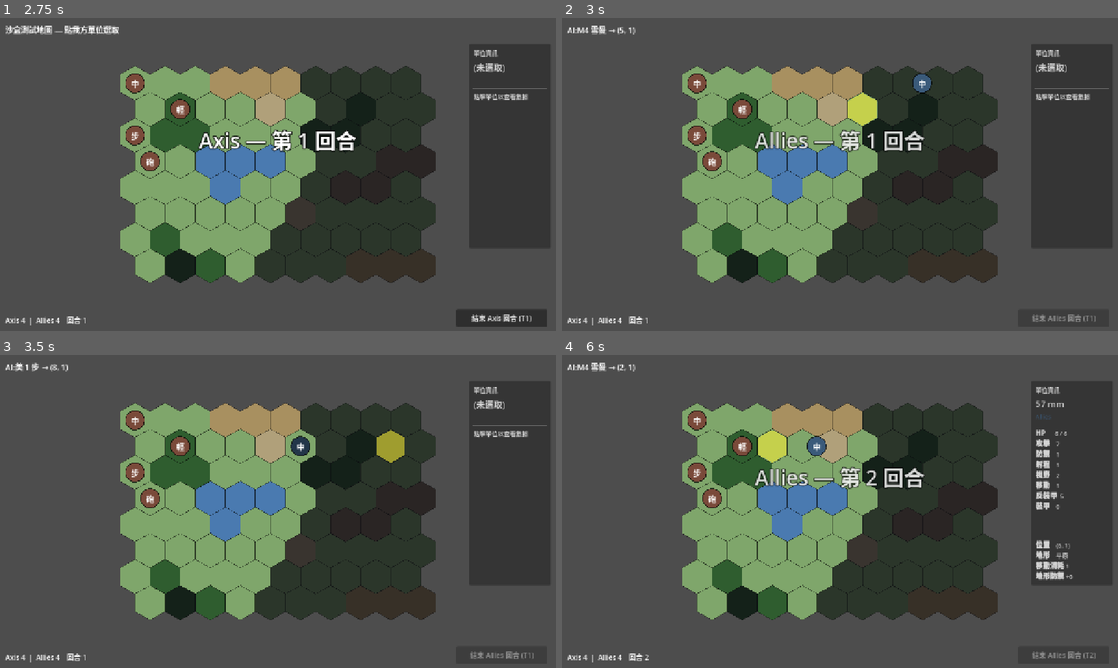
Above: before the commit, frames 1-4 (two rows, left to right).
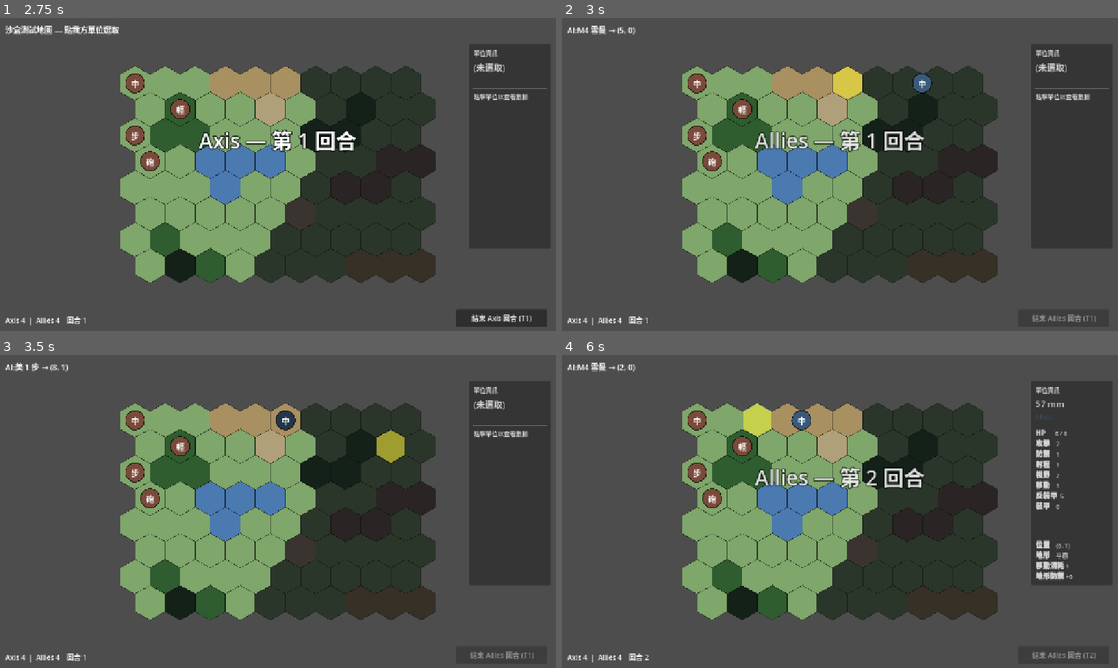
Above: after the commit, the same moments.

Repository: Fischer-Zhang/WorldWarII
Game: Godot game, scene res://scenes/main_menu.tscn
Two runs of this game, one before a commit and one after it. Both use one fixed random seed, a clock stepped at 60 frames per second and the inputs below.
Inputs (mouse positions are in pixels of both pictures, inside the frame that each line leads up to):
- Up to frame 1 (2.75 s): click "開始戰役" at 0.5 s; click "00_sandbox — 沙盒測試地圖" at 1.25 s; click "開始戰鬥" at 2 s
- Up to frame 2 (3 s): click "結束 Axis 回合 (T1)" at 2.75 s
- Up to frame 3 (3.5 s): no input
- Up to frame 4 (6 s): tap Enter at 3.5 s; move the mouse to (962, 495) at 3.52 s; click (962, 495) at 3.67 s; drag from (728, 527) to (812, 574) at 4.27 s; tap Space at 5 s; move the mouse to (895, 442) at 5.02 s; click (895, 442) at 5.17 s; click "結束 Axis 回合 (T2)" at 5.75 s

Frame 1 is identical in both runs. In frame 2, 0.8% of the frame differs, in the area x 11-57%, y 2-35%; in frame 3, 0.4%; in frame 4, 1.2%, in the area x 11-48%, y 2-35%.

Commit message:
Symmetric fog of war + AI last-known-position memory
The AI no longer cheats. Each faction now has its own visibility set
and the AI's plan_for_unit operates on a memory of enemies it has
seen, not the omniscient ground truth.

State (battle.gd):
- visibility_by_faction: faction_id -> Dictionary[Vector2i, true]
- last_known_positions:  faction_id -> Dictionary[Unit, Vector2i]

Recompute lifecycle (same triggers as before, now per-faction):
- _ready (after seeding initial briefing-table memory of every opponent
  unit's starting coord — avoids degenerate first-turn behaviour),
- after every player move,
- after every AI move (mid-turn, so the next AI unit benefits from
  the new vision),
- after combat (dead spotters change visibility),
- after reinforcement spawn.

On each recompute, per (viewer, target) pair: evict dead targets,
refresh currently-visible enemies to their current coord, leave stale
entries untouched (the memory).

API:
- Battle.get_known_enemies(faction_id) -> Array of
  {unit, coord, visible}. `coord` is current if visible, stale-memory
  otherwise.

AI changes (ai_controller.gd):
- Distance / advance scoring uses each known enemy's coord (memory ok
  — AI advances toward where you were last seen).
- Attack target selection restricted to currently-visible enemies
  (can't shoot fog).
- Exposure / threat scoring restricted to visible enemies — the AI
  has no information to weigh hidden units' threat.
- _enemy_units helper removed (unused; superseded by get_known_enemies).

Player still sees only their own fog overlay; AI's visibility data
exists internally but isn't rendered.

Docs:
- ARCHITECTURE.md replaces the asymmetric-by-design note with the
  symmetric model + memory description.
- README highlight updated; symmetric-fog roadmap item ticked off.

27/27 tests still pass; no test changes needed (logic is symmetric
extension of the existing Visibility module).

Co-Authored-By: Claude Opus 4.7 (1M context) <noreply@anthropic.com>

Diff:
--- a/scripts/battle.gd
+++ b/scripts/battle.gd
@@ -50,7 +50,9 @@
 var ai_running: bool = false
 var spawned_reinforcements: Dictionary = {}  # reinforcement index -> true
 var player_faction_id: String = ""
-var visible_hexes: Dictionary = {}
+# Per-faction visibility + memory (symmetric fog model)
+var visibility_by_faction: Dictionary = {}   # faction_id -> Dictionary[Vector2i, true]
+var last_known_positions: Dictionary = {}    # faction_id -> Dictionary[Unit, Vector2i]
 
 func _ready() -> void:
 	var scenario_id := GameState.current_scenario_id
@@ -76,6 +78,16 @@
 		if String(factions[fid].get("controller", "")) == "player":
 			player_faction_id = fid
 			break
+
+	# Seed initial enemy memory: every faction starts with intel on
+	# where their opponents are deployed (briefing-table knowledge).
+	# Memory becomes stale as units move out of view.
+	for fid in factions.keys():
+		last_known_positions[fid] = {}
+		for u in units:
+			var unit: Unit = u
+			if unit.faction_id != fid:
+				last_known_positions[fid][unit] = unit.coord
 
 	camera.position = hex_map.get_map_center()
 	end_turn_button.pressed.connect(_on_end_turn_pressed)
@@ -420,10 +432,50 @@
 	tween.tween_property(turn_banner, "modulate:a", 0.0, 0.35)
 
 func _recompute_visibility() -> void:
-	if player_faction_id == "":
-		return
-	visible_hexes = Visibility.compute_visible_hexes(units, player_faction_id, hex_map)
-	hex_map.apply_visibility(visible_hexes, player_faction_id)
+	# Symmetric fog: compute visibility for every faction. Player's set
+	# drives the rendered fog overlay; AI factions consume their set
+	# (plus stale memory) via `get_known_enemies`.
+	for fid in factions.keys():
+		visibility_by_faction[fid] = Visibility.compute_visible_hexes(units, fid, hex_map)
+	# Update each faction's last-known-position memory:
+	#   - Drop entries for dead units.
+	#   - Refresh entry for any currently-visible enemy.
+	#   - Keep stale entries untouched (the "memory" of where they were).
+	for viewer_fid in factions.keys():
+		var viewer_vis: Dictionary = visibility_by_faction[viewer_fid]
+		var memory: Dictionary = last_known_positions.get(viewer_fid, {})
+		var stale_keys: Array = []
+		for key in memory.keys():
+			if not (key as Unit).is_alive():
+				stale_keys.append(key)
+		for k in stale_keys:
+			memory.erase(k)
+		for u in units:
+			var unit: Unit = u
+			if not unit.is_alive() or unit.faction_id == viewer_fid:
+				continue
+			if viewer_vis.has(unit.coord):
+				memory[unit] = unit.coord
+	# Render only the player's fog overlay.
+	if player_faction_id != "":
+		hex_map.apply_visibility(visibility_by_faction[player_faction_id], player_faction_id)
+
+func get_known_enemies(faction_id: String) -> Array:
+	# Returns Array of {unit: Unit, coord: Vector2i, visible: bool}.
+	# `coord` is the unit's CURRENT coord if visible, otherwise the
+	# last-known coord from memory.
+	var out: Array = []
+	var visible: Dictionary = visibility_by_faction.get(faction_id, {})
+	var memory: Dictionary = last_known_positions.get(faction_id, {})
+	for u in units:
+		var unit: Unit = u
+		if not unit.is_alive() or unit.faction_id == faction_id:
+			continue
+		if visible.has(unit.coord):
+			out.append({"unit": unit, "coord": unit.coord, "visible": true})
+		elif memory.has(unit):
+			out.append({"unit": unit, "coord": memory[unit], "visible": false})
+	return out
 
 func _spawn_reinforcements_for_turn(faction_id: String, turn_number: int) -> void:
 	# Spawns any reinforcements scheduled for `turn_number` belonging to
--- a/scripts/turn/ai_controller.gd
+++ b/scripts/turn/ai_controller.gd
@@ -39,9 +39,18 @@
 	for c in reachable.keys():
 		candidates.append(c)
 
-	var enemies := _enemy_units(unit.faction_id)
-	if enemies.is_empty():
+	# Symmetric fog: AI only knows enemies it can currently see + remembers.
+	# `known[i]` = {unit, coord, visible}. `coord` is the *last known* position
+	# (current if visible, stale memory otherwise).
+	var known: Array = battle.get_known_enemies(unit.faction_id)
+	if known.is_empty():
 		return {"move_to": unit.coord, "attack": null, "score": 0.0, "reachable": reachable}
+
+	# Only currently-visible enemies are valid attack targets.
+	var visible_enemies: Array = []
+	for k in known:
+		if k.get("visible", false):
+			visible_enemies.append(k["unit"])
 
 	var best := unit.coord
 	var best_score := -INF
@@ -49,8 +58,8 @@
 
 	for cand in candidates:
 		var coord: Vector2i = cand
-		var score := _score_position(unit, coord, enemies, hex_map, atk_def, rng)
-		var target := _best_attack_from(coord, rng, enemies, atk_def)
+		var score := _score_position(unit, coord, known, visible_enemies, hex_map, atk_def, rng)
+		var target := _best_attack_from(coord, rng, visible_enemies, atk_def)
 		if score > best_score:
 			best_score = score
 			best = coord
@@ -61,22 +70,24 @@
 func _score_position(
 	unit: Unit,
 	pos: Vector2i,
-	enemies: Array,
+	known: Array,           # [{unit, coord, visible}] — coord may be stale memory
+	visible_enemies: Array, # currently-visible Unit list (subset of known)
 	hex_map,
 	atk_def: Dictionary,
 	rng: int,
 ) -> float:
-	# Closer to nearest enemy is better (negative distance contributes)
+	# Distance: use the BEST known position (memory or current). Stale memory
+	# is fine — AI advances toward "where we last saw them".
 	var nearest := 9999
-	for e in enemies:
-		var d := HexCoord.distance(pos, (e as Unit).coord)
+	for k in known:
+		var d := HexCoord.distance(pos, k["coord"])
 		if d < nearest:
 			nearest = d
 	var dist_term := -float(nearest) * W_OBJECTIVE
 
-	# Best damage we could deal from this hex
+	# Attack: only consider currently-VISIBLE enemies (can't shoot fog).
 	var attack_term := 0.0
-	for e in enemies:
+	for e in visible_enemies:
 		var enemy: Unit = e
 		var d := HexCoord.distance(pos, enemy.coord)
 		if d > rng:
@@ -86,22 +97,21 @@
 		var atk_terr := DataLoader.get_terrain_def(hex_map.terrain_at(pos))
 		var r := CombatResolver.resolve(atk_def, def_def, unit.hp, enemy.hp, atk_terr, def_terr, d)
 		var dmg_score := float(r.damage_to_defender)
-		# kill bonus: bigger reward if this would kill the target
 		if r.defender_dies:
 			dmg_score += 5.0
-		# risk: subtract counter damage we'd eat
 		dmg_score -= 0.6 * float(r.counter_damage)
 		attack_term = max(attack_term, dmg_score)
 	attack_term *= W_ATTACK
 
-	# Exposure: enemies that could shoot us next turn
+	# Exposure: only visible enemies are a known threat. (A hidden enemy
+	# can still attack us next turn, but the AI has no information to
+	# weigh that risk — it has to accept reduced situational awareness.)
 	var exposure := 0.0
-	for e in enemies:
+	for e in visible_enemies:
 		var enemy: Unit = e
 		var enemy_def := DataLoader.get_unit_def(enemy.type_id)
 		var enemy_rng := int(enemy_def.get("range", 1))
 		var enemy_move := int(enemy_def.get("move", 0))
-		# rough approximation: anyone within (enemy_move + enemy_rng) hexes is a threat
 		if HexCoord.distance(pos, enemy.coord) <= enemy_move + enemy_rng:
 			exposure += float(enemy_def.get("attack", 0)) * 0.5
 	var exposure_term := -exposure * W_EXPOSURE
@@ -146,11 +156,3 @@
 			best_dmg = dmg
 			best = enemy
 	return best
-
-func _enemy_units(own_faction: String) -> Array:
-	var out: Array = []
-	for u in battle.units:
-		var unit: Unit = u
-		if unit.is_alive() and unit.faction_id != own_faction:
-			out.append(unit)
-	return out
Not shown, changed: README.md
Not shown, changed: docs/ARCHITECTURE.md
